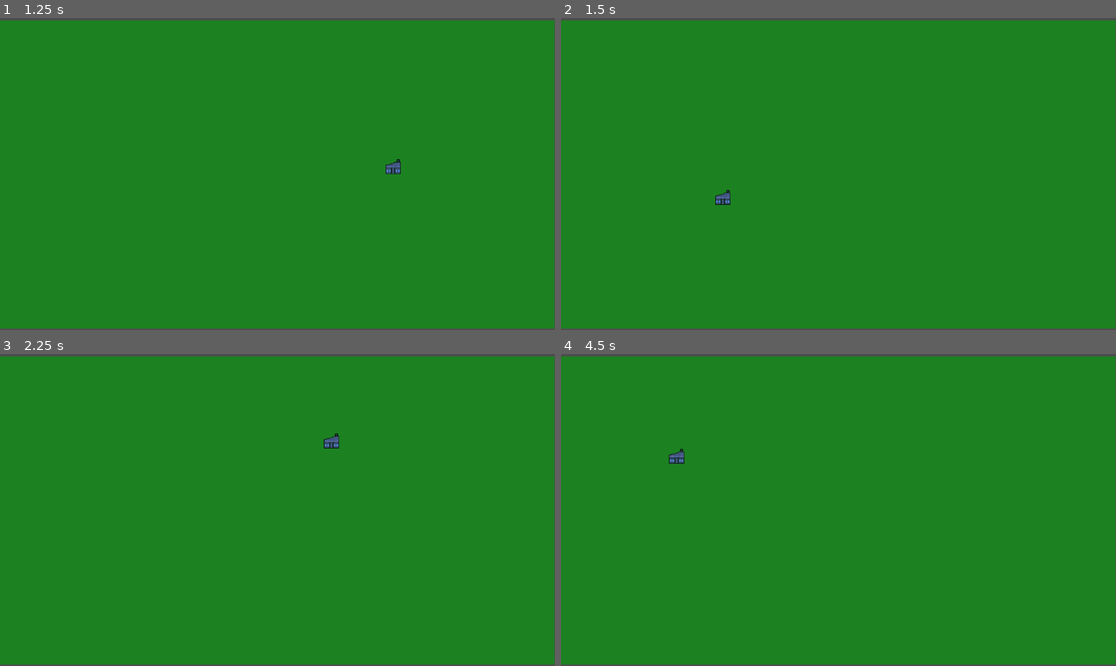
Above: before the commit, frames 1-4 (two rows, left to right).
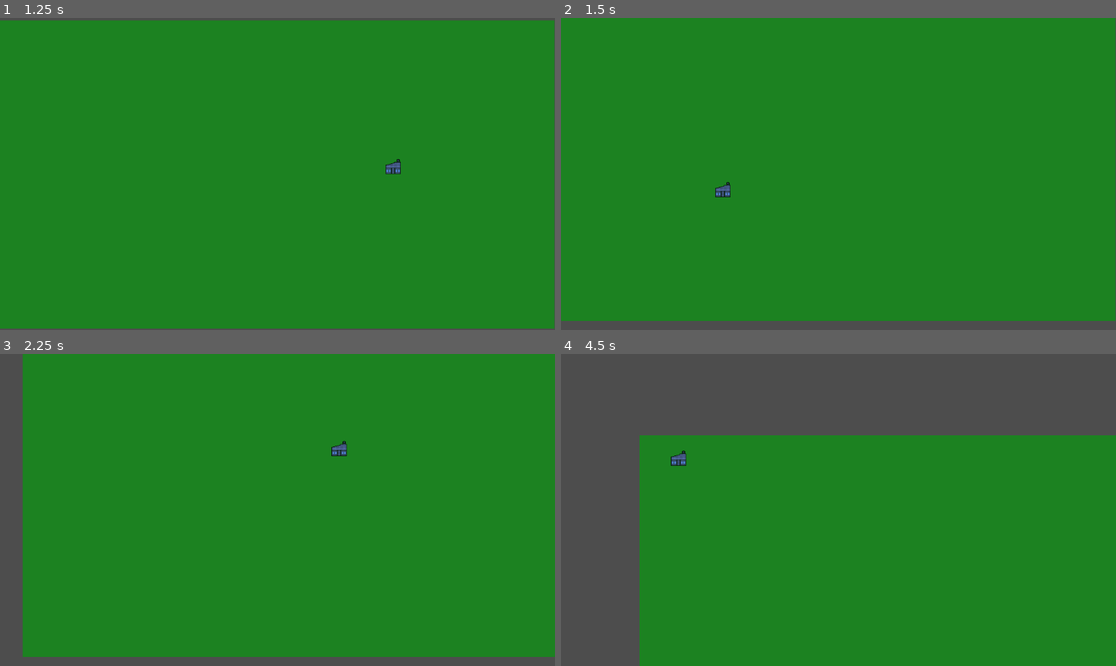
Above: after the commit, the same moments.

Repository: linuskar/DATX11-DIT561-Bachelor-Project-Group-48
Game: Godot game, scene res://scenes/test_placeable_level.tscn
Same seed, same stepped clock (60 frames per second), same inputs: the game is played once before the commit and once after it.
Inputs (mouse positions are in pixels of both pictures, inside the frame that each line leads up to):
- Up to frame 1 (1.25 s): tap Enter at 0.5 s; move the mouse to (399, 158) at 0.52 s; hold B (build) from 0.53 s (still down)
- Up to frame 2 (1.5 s): tap Space at 1.25 s; move the mouse to (727, 189) at 1.27 s; release B (build) at 1.28 s; tap S (camera_move_down) at 1.35 s
- Up to frame 3 (2.25 s): tap Enter at 2 s; move the mouse to (333, 441) at 2.02 s; hold A (camera_move_left) from 2.03 s (still down)
- Up to frame 4 (4.5 s): move the mouse to (810, 572) at 2.77 s; release A (camera_move_left) at 2.78 s; tap D (camera_move_right) at 2.85 s; tap Space at 3.5 s; move the mouse to (1005, 556) at 3.52 s; hold W (camera_move_up) 3.53-4.28 s; move the mouse to (672, 463) at 4.27 s; tap Middle mouse button (camera_pan) at 4.35 s

Frame 1 is identical in both runs. In frame 2, 3.3% of the frame differs, in the area x 0-100%, y 0-100%; in frame 3, 7.4%; in frame 4, 36%.

Commit message:
Added missing background png

Diff:
--- a/scenes/game.tscn
+++ b/scenes/game.tscn
@@ -1,8 +1,7 @@
+[gd_scene load_steps=3 format=3 uid="uid://dp1n4ketfedgk"]
 
-[gd_scene load_steps=3 format=3 uid="uid://ckhmmqhppd8my"]
-
-[ext_resource type="PackedScene" uid="uid://co61j88eqtd18" path="res://scenes/camera_movement.tscn" id="1_ux6r8"]
-[ext_resource type="PackedScene" uid="uid://dehcfw6lnpthr" path="res://scenes/map.tscn" id="2_t2rdk"]
+[ext_resource type="PackedScene" path="res://scenes/camera_movement.tscn" id="1_ux6r8"]
+[ext_resource type="PackedScene" path="res://scenes/map.tscn" id="2_t2rdk"]
 
 [node name="Game" type="Node2D"]
 
--- a/scenes/test_placeable_level.tscn
+++ b/scenes/test_placeable_level.tscn
@@ -1,9 +1,10 @@
-[gd_scene load_steps=7 format=4 uid="uid://cg2wxbndm6j5e"]
+[gd_scene load_steps=8 format=4 uid="uid://cg2wxbndm6j5e"]
 
 [ext_resource type="Texture2D" uid="uid://d24u4ttoa7w4d" path="res://assets/grass_tile.png" id="1_0o4hd"]
 [ext_resource type="Script" path="res://scripts/build_manager.gd" id="3_244nq"]
 [ext_resource type="Script" path="res://scripts/game_manager.gd" id="5_5nb1m"]
 [ext_resource type="PackedScene" uid="uid://ogg000btq0ld" path="res://scenes/building_blueprint.tscn" id="5_eqd2l"]
+[ext_resource type="PackedScene" path="res://scenes/camera_movement.tscn" id="5_l3u1v"]
 
 [sub_resource type="TileSetAtlasSource" id="TileSetAtlasSource_wghod"]
 texture = ExtResource("1_0o4hd")
@@ -21,8 +22,6 @@
 tile_map_data = PackedByteArray("AAAAAAAAAQAAAAAAAAABAAAAAQAAAAAAAAACAAAAAQAAAAAAAAADAAAAAQAAAAAAAAADAAEAAQAAAAAAAAACAA …(11440 unchanged characters)…
 tile_set = SubResource("TileSet_t4kdd")
 
-[node name="Camera2D" type="Camera2D" parent="."]
-
 [node name="GameManager" type="Node" parent="."]
 script = ExtResource("5_5nb1m")
 
@@ -32,3 +31,5 @@
 
 [node name="BuildingBlueprint" parent="BuildManager" instance=ExtResource("5_eqd2l")]
 visible = false
+
+[node name="CameraMovement" parent="." instance=ExtResource("5_l3u1v")]
Binary file added: assets/background.png
Not shown, added: assets/background.png.import
